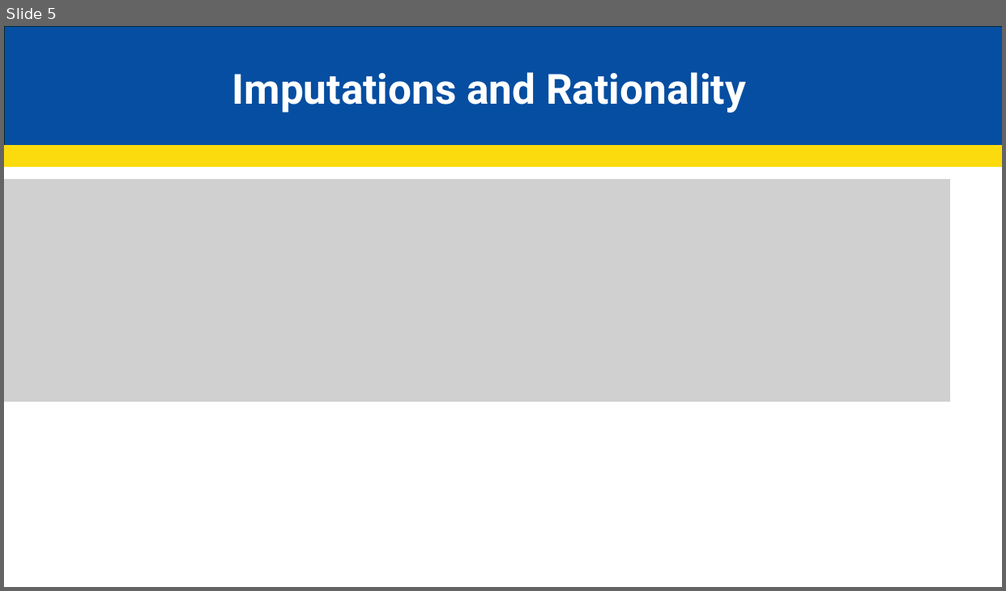
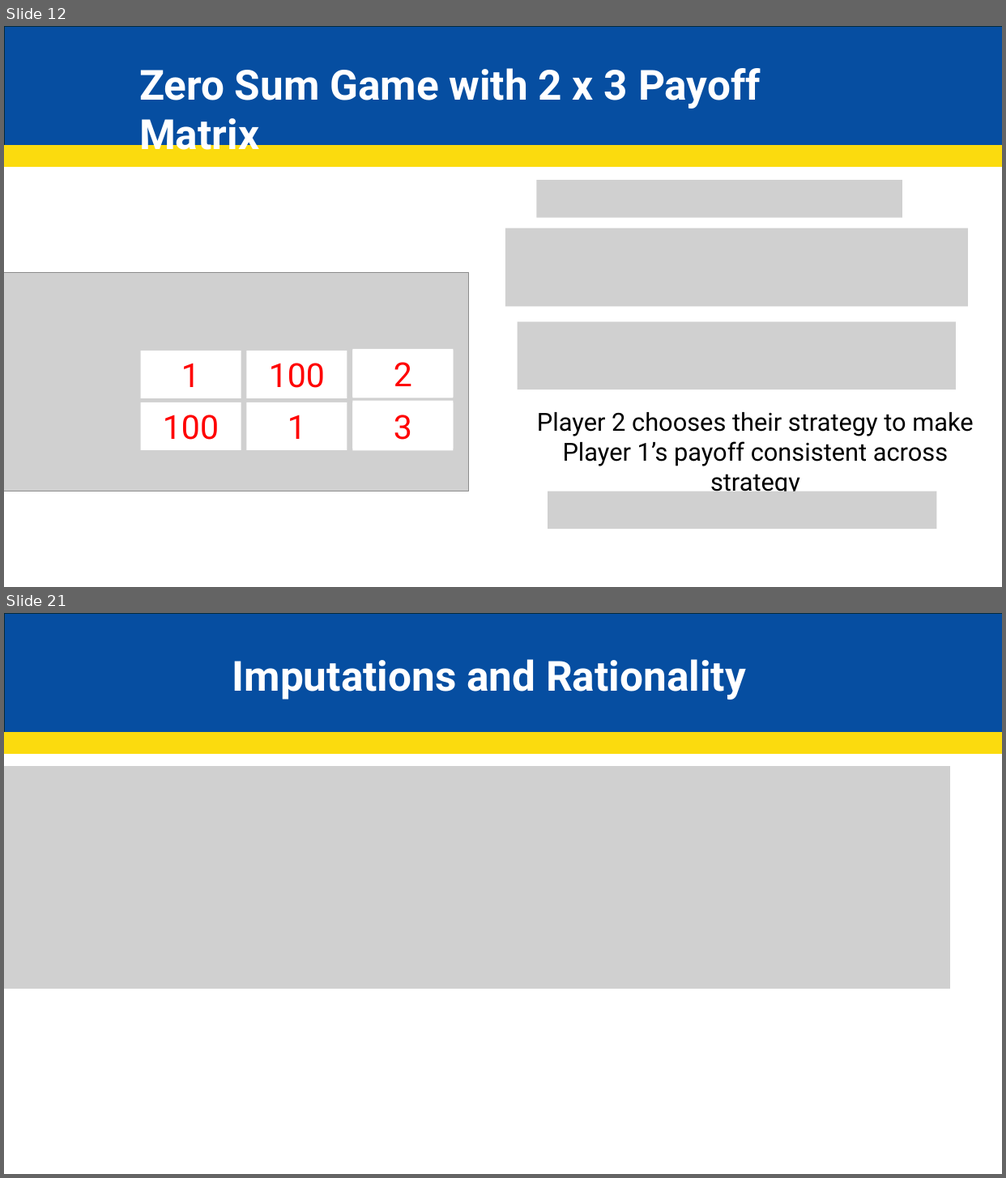
Before and after one commit to JakeCisc210/Candidacy, a slide deck: Reading Course/Presentations/Control Theory Part 1.pptx. Shown one above the other, each under a label of ours: slide 5 before the commit, slides 12 and 21 after it; the slides between them are not shown. The pictures are 1006x591 and 1006x1178 pixels, drawn with LibreOffice and Linux fonts; fonts in the diff are those of the drawing; grey boxes stand for pictures. Boxes give left, top, right and bottom in pixels: in the first picture for what was removed or moved away, otherwise in the second. Text is boxed around its words. In the diff, an @@ line names an element or a change of style, - is before the commit and + after.

```diff
--- a/Reading Course/Presentations/Control Theory Part 1.pptx
+++ b/Reading Course/Presentations/Control Theory Part 1.pptx
@@ slide 12 added at <box>4,26,1002,587</box>, background #FFFFFF @@
@@ rectangle added at <box>5,26,1002,146</box>, fill #064EA1, outline #092A39 1.5 pt @@
@@ text added at <box>139,68,761,160</box>, 40 pt, text #FFFFFF, bold @@
+Zero Sum Game with 2 x 3 Payoff Matrix
@@ rectangle added at <box>4,146,1002,166</box>, fill #FBDB0E, outline #FBDB0E 1.5 pt @@
@@ picture added at <box>536,180,902,218</box> @@
@@ picture added at <box>505,228,968,307</box> @@
@@ picture added at <box>4,272,469,492</box> @@
@@ picture added at <box>518,322,957,390</box> @@
@@ rectangle added at <box>140,351,241,399</box>, fill #FFFFFF, 32 pt, text #FF0000 @@
+1
@@ rectangle added at <box>246,351,347,399</box>, fill #FFFFFF, 32 pt, text #FF0000 @@
+100
@@ rectangle added at <box>353,349,454,397</box>, fill #FFFFFF, 32 pt, text #FF0000 @@
+20
@@ rectangle added at <box>353,350,454,398</box>, fill #FFFFFF, 32 pt, text #FF0000 @@
+2
@@ rectangle added at <box>140,403,241,450</box>, fill #FFFFFF, 32 pt, text #FF0000 @@
+100
@@ rectangle added at <box>246,403,347,450</box>, fill #FFFFFF, 32 pt, text #FF0000 @@
+1
@@ rectangle added at <box>353,401,454,449</box>, fill #FFFFFF, 32 pt, text #FF0000 @@
+-20
@@ rectangle added at <box>353,403,454,451</box>, fill #FFFFFF, 32 pt, text #FF0000 @@
+3
@@ text added at <box>537,412,973,467</box>, 24 pt, text #000000 @@
+  Player 2 chooses their strategy to make Player 1’s payoff consistent across strategy
@@ picture added at <box>548,492,937,529</box> @@
@@ what was slide 5 is now slide 21 @@
```
Also in this commit, not shown: 2 slides changed, 17 other slides added, 2 slides removed.
